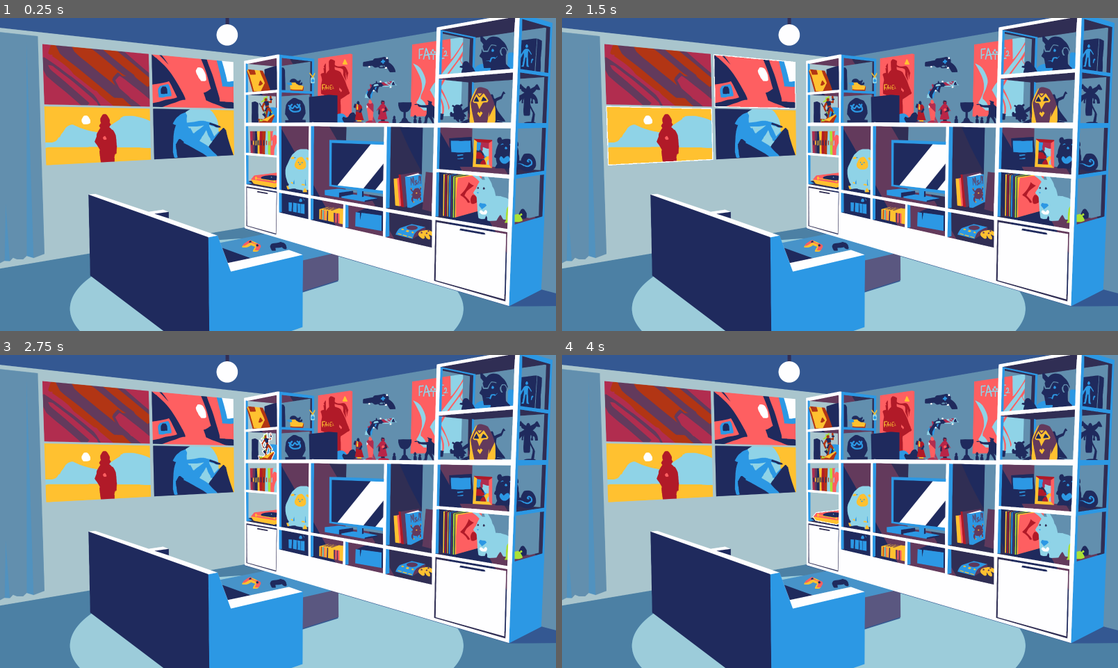
Above: before the commit, frames 1-4 (two rows, left to right).
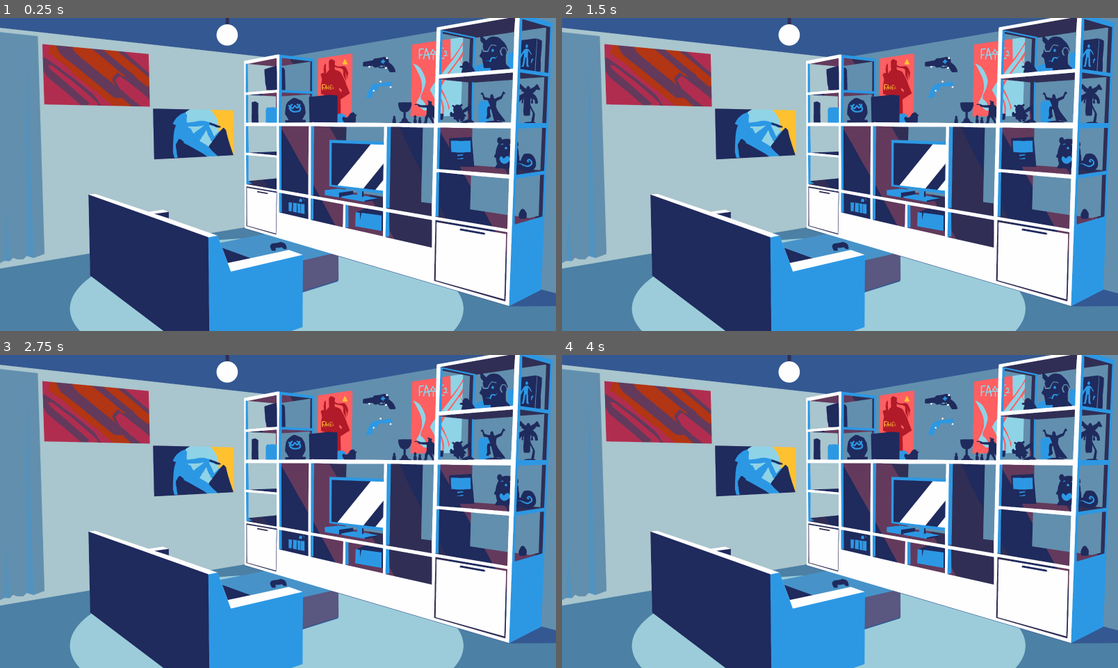
Above: after the commit, the same moments.

Repository: milana-94888u/by-the-shelf
Game: Godot game, scene res://src/scenes/room/room.tscn
Two runs of this game, one before a commit and one after it. Both use one fixed random seed, a clock stepped at 60 frames per second and the inputs below.
Inputs (mouse positions are in pixels of both pictures, inside the frame that each line leads up to):
- Up to frame 1 (0.25 s): no input
- Up to frame 2 (1.5 s): tap Enter at 0.5 s; move the mouse to (845, 77) at 0.52 s; click (845, 77) at 0.67 s; tap Space at 1.25 s; move the mouse to (701, 105) at 1.27 s; click (701, 105) at 1.42 s
- Up to frame 3 (2.75 s): tap Enter at 2 s; move the mouse to (266, 445) at 2.02 s; click (266, 445) at 2.17 s
- Up to frame 4 (4 s): tap Space at 2.75 s; move the mouse to (823, 480) at 2.77 s; click (823, 480) at 2.92 s; tap Enter at 3.5 s; move the mouse to (828, 517) at 3.52 s; click (828, 517) at 3.67 s

The runs differ from the first frame. In frame 1, 11% of the frame differs, in the area x 7-94%, y 11-75%; in frame 2, 11%; in frame 3, 11%; in frame 4, 11%.

Commit message:
prepare for dialogs

Diff:
--- /dev/null
+++ b/src/resources/dialog/dialog_option.gd
@@ -0,0 +1,6 @@
+class_name DialogOption
+extends Resource
+
+
+@export var option_text: String
+@export var relationship_change: float = 0.0
--- /dev/null
+++ b/src/resources/dialog/dialog_question.gd
@@ -0,0 +1,6 @@
+class_name DialogQuestion
+extends Resource
+
+
+@export var question_text: String
+@export var options: Array[DialogOption]
--- a/src/scenes/items/item.gd
+++ b/src/scenes/items/item.gd
@@ -1,5 +1,13 @@
 class_name Item
 extends Area2D
+
+
+@export var dialog_question: DialogQuestion
+
+@export var item_texture: Texture2D:
+	set(new_texture):
+		item_texture = new_texture
+		$Sprite2D.texture = item_texture
 
 
 func set_active() -> void:
@@ -14,6 +22,10 @@
 	pass
 
 
+func _ready() -> void:
+	$Sprite2D.texture = item_texture
+
+
 func _on_mouse_entered() -> void:
 	ItemsSelectionManager.set_active_item(self)
 
--- /dev/null
+++ b/src/scenes/ui/dialog/dialog.gd
@@ -0,0 +1,11 @@
+extends VBoxContainer
+
+
+# Called when the node enters the scene tree for the first time.
+func _ready() -> void:
+	pass # Replace with function body.
+
+
+# Called every frame. 'delta' is the elapsed time since the previous frame.
+func _process(delta: float) -> void:
+	pass
--- a/src/scenes/ui/dialog/dialog.tscn
+++ b/src/scenes/ui/dialog/dialog.tscn
@@ -1,14 +1,14 @@
-[gd_scene format=3 uid="uid://dhraq5wuj21ex"]
+[gd_scene load_steps=2 format=3 uid="uid://dhraq5wuj21ex"]
 
-[node name="Dialog" type="Control"]
-layout_mode = 3
+[ext_resource type="Script" path="res://src/scenes/ui/dialog/dialog.gd" id="1_walwp"]
+
+[node name="Dialog" type="VBoxContainer"]
 anchors_preset = 15
 anchor_right = 1.0
 anchor_bottom = 1.0
 grow_horizontal = 2
 grow_vertical = 2
+script = ExtResource("1_walwp")
 
-[node name="VBoxContainer" type="VBoxContainer" parent="."]
-layout_mode = 0
-offset_right = 40.0
-offset_bottom = 40.0
+[node name="Options" type="VBoxContainer" parent="."]
+layout_mode = 2
Not shown: 34 places in src/scenes/room/room.tscn that only renumber resources
